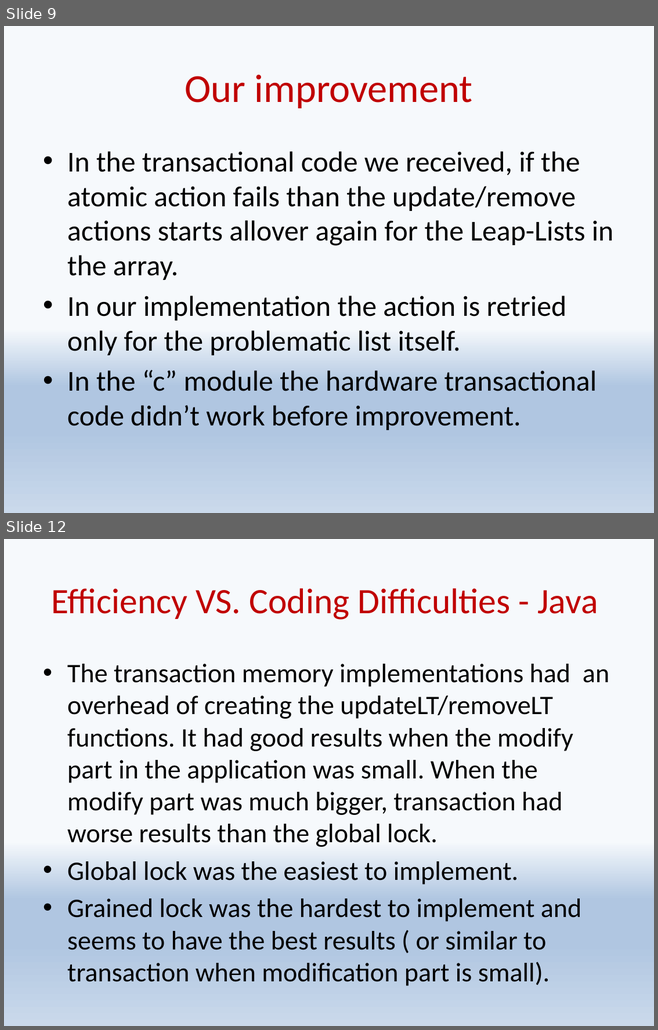
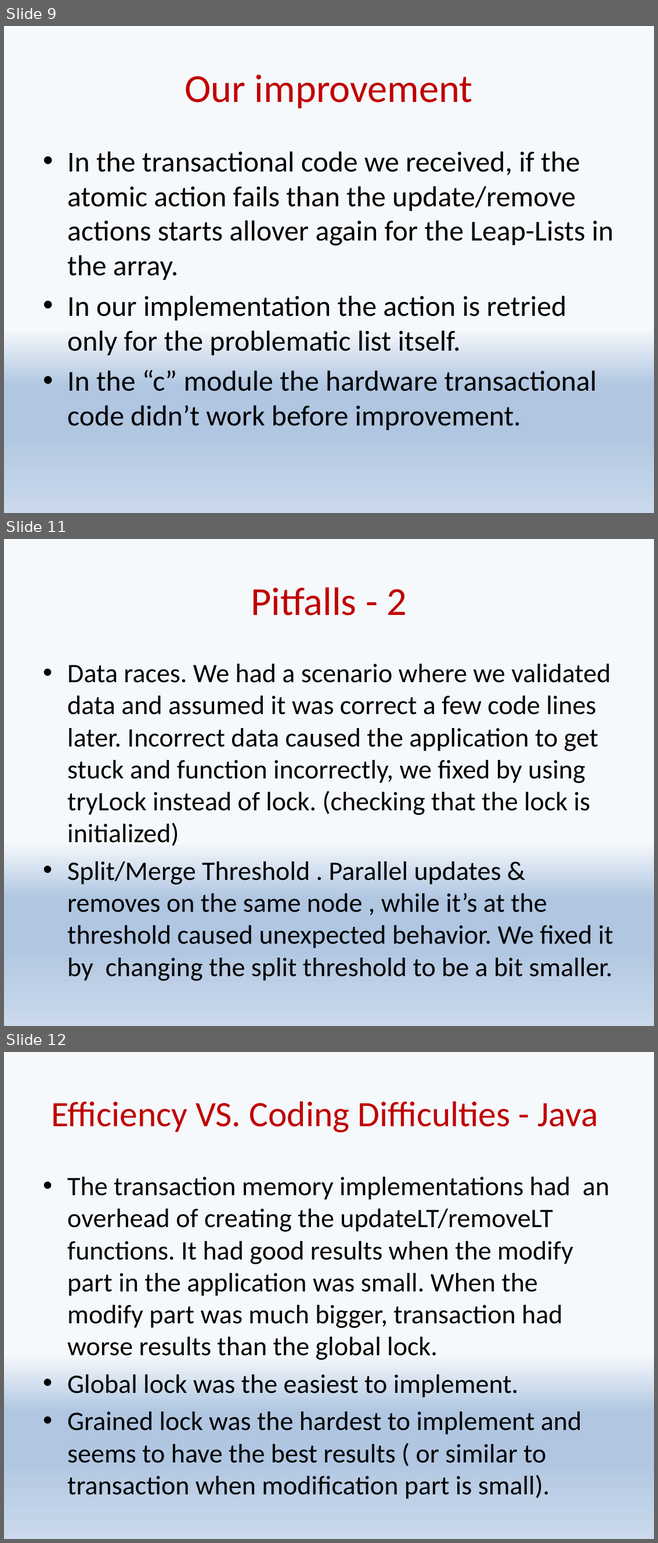
Before and after one commit to shaypele/LeapList, a slide deck: Leaplist.pptx. Shown one above the other, each under a label of ours: slides 9 and 12 before the commit, slides 9, 11 and 12 after it; the slides between them are not shown. The pictures are 658x1030 and 658x1543 pixels, drawn with LibreOffice and Linux fonts; fonts in the diff are those of the drawing. Boxes give left, top, right and bottom in pixels: in the first picture for what was removed or moved away, otherwise in the second. Text is boxed around its words. In the diff, an @@ line names an element or a change of style, - is before the commit and + after.

```diff
--- a/Leaplist.pptx
+++ b/Leaplist.pptx
@@ slide 11 added at <box>4,539,654,1026</box>, background gradient #F6F9FC to #B0C6E1 to #CAD9EB @@
@@ title added at <box>250,587,407,616</box>, 44 pt, text #C00000 @@
+Pitfalls - 2
@@ text added at <box>67,664,613,981</box>, 29.6 pt, text #000000 @@
+• Data races. We had a scenario where we validated data and assumed it was correct a few code lines later. Incorrect data caused the application to get stuck and function incorrectly, we fixed by using tryLock instead of lock. (checking that the lock is initialized)
+• Split/Merge Threshold . Parallel updates & removes on the same node , while it’s at the threshold caused unexpected behavior. We fixed it by changing the split threshold to be a bit smaller.
```
Also in this commit, not shown: 2 slides changed.
